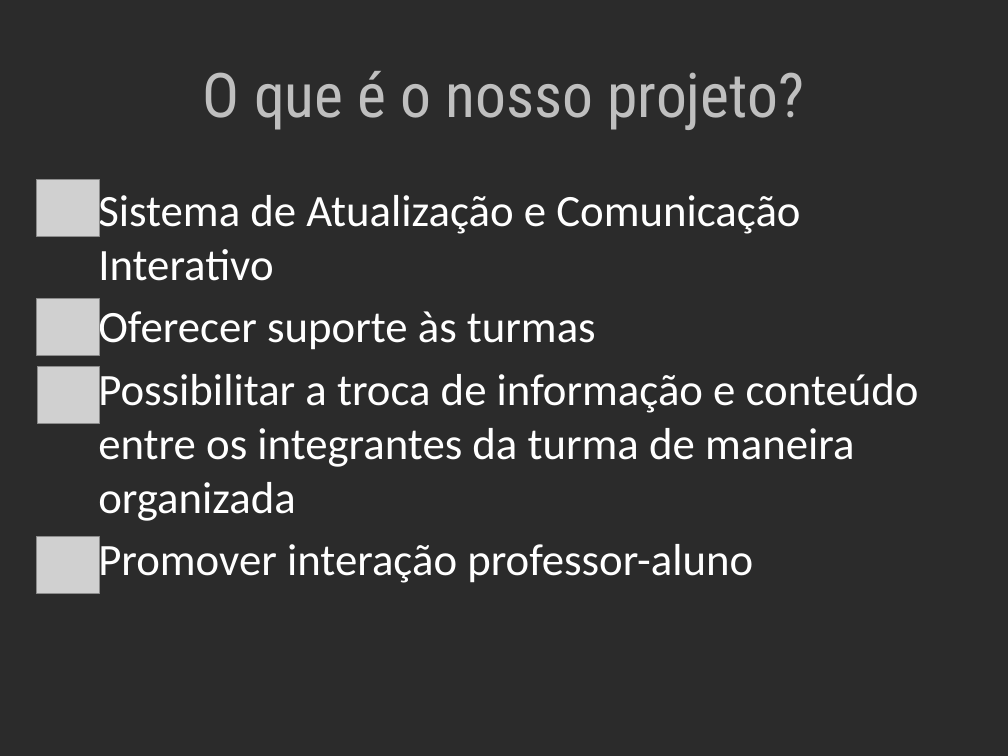
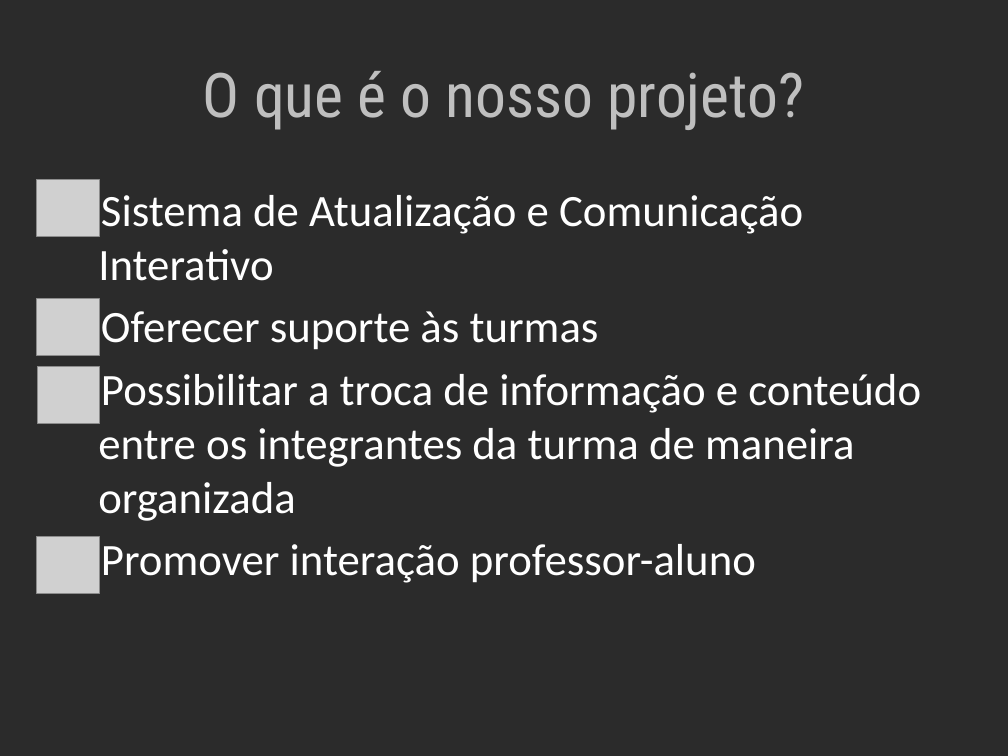
Before and after one commit to pavalucas/projeto-GIZ, a slide deck: slide 2 of PPS_ProjetoSaci_2.pptx. Drawn at 1008x756 pixels with LibreOffice and Linux fonts; fonts in the diff are those of the drawing; grey boxes stand for pictures; background and template pictures are left out; a plain dark background stands for a picture behind light text. Boxes give left, top, right and bottom in pixels: in the first picture for what was removed or moved away, otherwise in the second. Text is boxed around its words. In the diff, an @@ line names an element or a change of style, - is before the commit and + after.

```diff
--- a/PPS_ProjetoSaci_2.pptx
+++ b/PPS_ProjetoSaci_2.pptx
@@ text "Sistema de Atualização e Comunicação ..." at box(98, 195, 921, 583): bullet • to none @@
```
Also in this commit, not shown: 2 other slides changed, 1 slide added, 1 slide removed, 1 other file.
